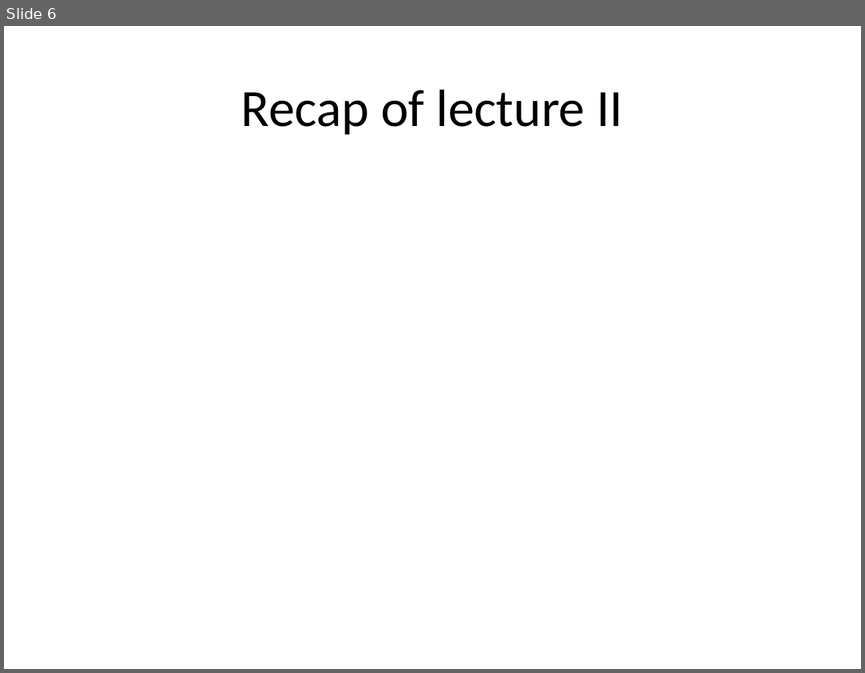
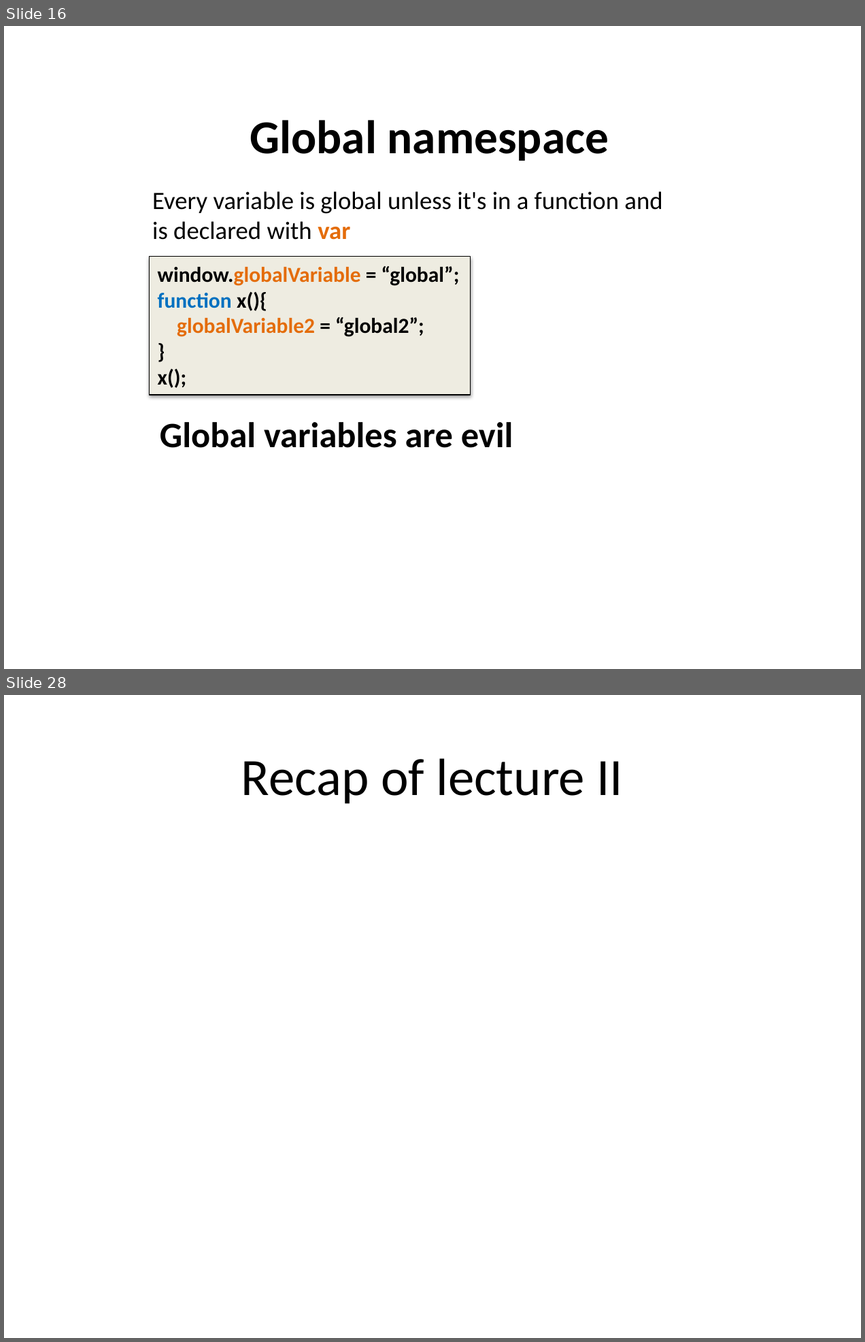
Before and after one commit to dzmitry-varabei/front-end-course, a slide deck: lecture-3-recap-scope/scope.pptx. Shown one above the other, each under a label of ours: slide 6 before the commit, slides 16 and 28 after it; the slides between them are not shown. The pictures are 865x673 and 865x1342 pixels, drawn with LibreOffice and Linux fonts; fonts in the diff are those of the drawing. Boxes give left, top, right and bottom in pixels: in the first picture for what was removed or moved away, otherwise in the second. Text is boxed around its words. In the diff, an @@ line names an element or a change of style, - is before the commit and + after.

```diff
--- a/lecture-3-recap-scope/scope.pptx
+++ b/lecture-3-recap-scope/scope.pptx
@@ slide 16 added at bbox=[4, 26, 861, 669], background #FFFFFF @@
@@ title added at bbox=[249, 120, 609, 161], 39.6 pt, text #000000, bold @@
+Global namespace
@@ text added at bbox=[152, 191, 662, 240], 21 pt, text #000000 @@
+Every variable is global unless it's in a function and is declared with var
@@ rectangle added at bbox=[149, 257, 470, 395], fill #EEECE1, outline #000000 0.75 pt, 18 pt, text #000000, bold @@
+window.globalVariable = “global”;
+function x(){
+globalVariable2 = “global2”;
+}
+x();
@@ text added at bbox=[160, 422, 513, 448], 30 pt, text #000000, bold @@
+Global variables are evil
@@ what was slide 6 is now slide 28 @@
```
Also in this commit, not shown: 35 other slides added, 1 slide removed, 2 other files.
